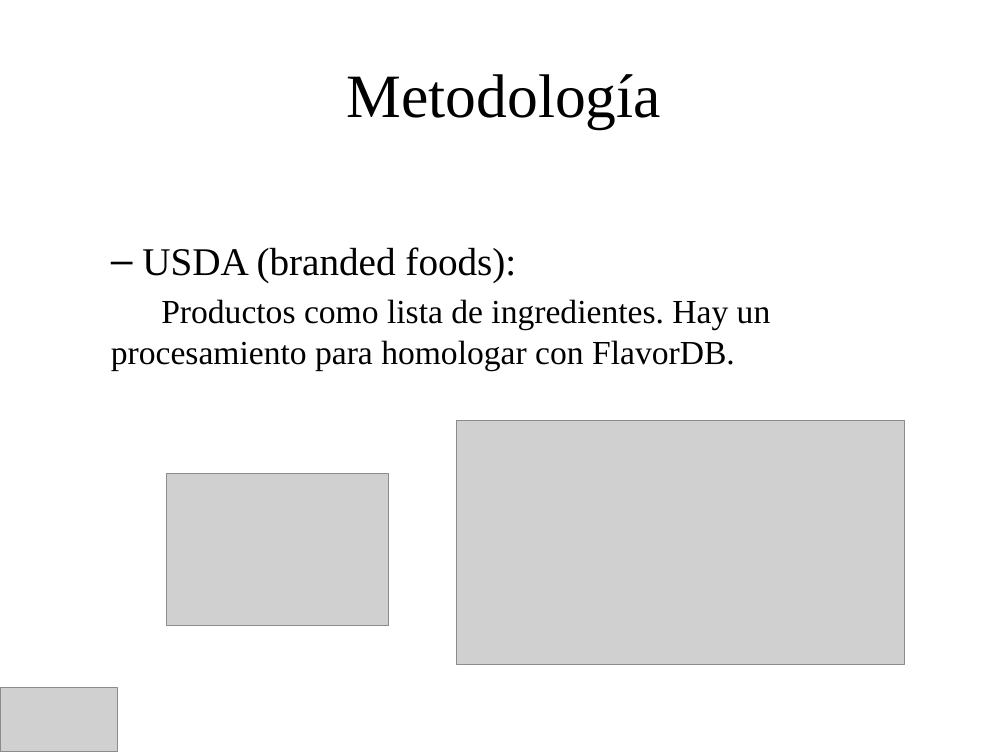
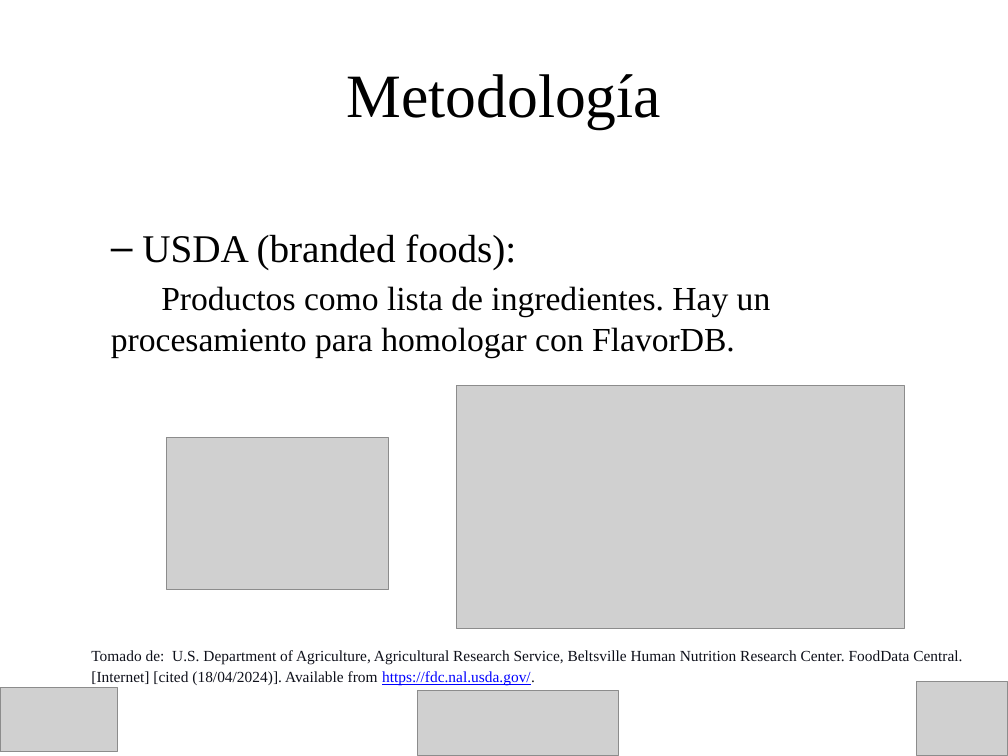
Before and after one commit to KalebAvila/ingenieria_en_alimentos, a slide deck: slide 7 of ai_in_food/references/comia/Generacion_de_Sustitutos_Alimentarios_Mediante_IA_Presentation.pptx. Drawn at 1008x756 pixels with LibreOffice and Linux fonts; fonts in the diff are those of the drawing; grey boxes stand for pictures. Boxes give left, top, right and bottom in pixels: in the first picture for what was removed or moved away, otherwise in the second. Text is boxed around its words. In the diff, an @@ line names an element or a change of style, - is before the commit and + after.

```diff
--- a/ai_in_food/references/comia/Generacion_de_Sustitutos_Alimentarios_Mediante_IA_Presentation.pptx
+++ b/ai_in_food/references/comia/Generacion_de_Sustitutos_Alimentarios_Mediante_IA_Presentation.pptx
@@ text "USDA (branded foods):": place and size @@
-text "USDA (branded foods):" at bbox=[111, 247, 771, 370]
+text "USDA (branded foods):" at bbox=[111, 234, 771, 357]
@@ picture: place and size @@
-picture at bbox=[457, 420, 904, 664]
+picture at bbox=[457, 385, 904, 629]
@@ picture: place and size @@
-picture at bbox=[166, 473, 388, 625]
+picture at bbox=[166, 437, 388, 590]
@@ text added at bbox=[91, 650, 962, 686], 11 pt, text #0E101A @@
+Tomado de: U.S. Department of Agriculture, Agricultural Research Service, Beltsville Human Nutrition Research Center. FoodData Central. [Internet] [cited (18/04/2024)]. Available from https://fdc.nal.usda.gov/.
@@ picture added at bbox=[917, 681, 1008, 756] @@
@@ picture added at bbox=[417, 690, 618, 756] @@
```
Also in this commit, not shown: 18 other slides changed, 7 slides added, 2 slides removed, 16 other files.
